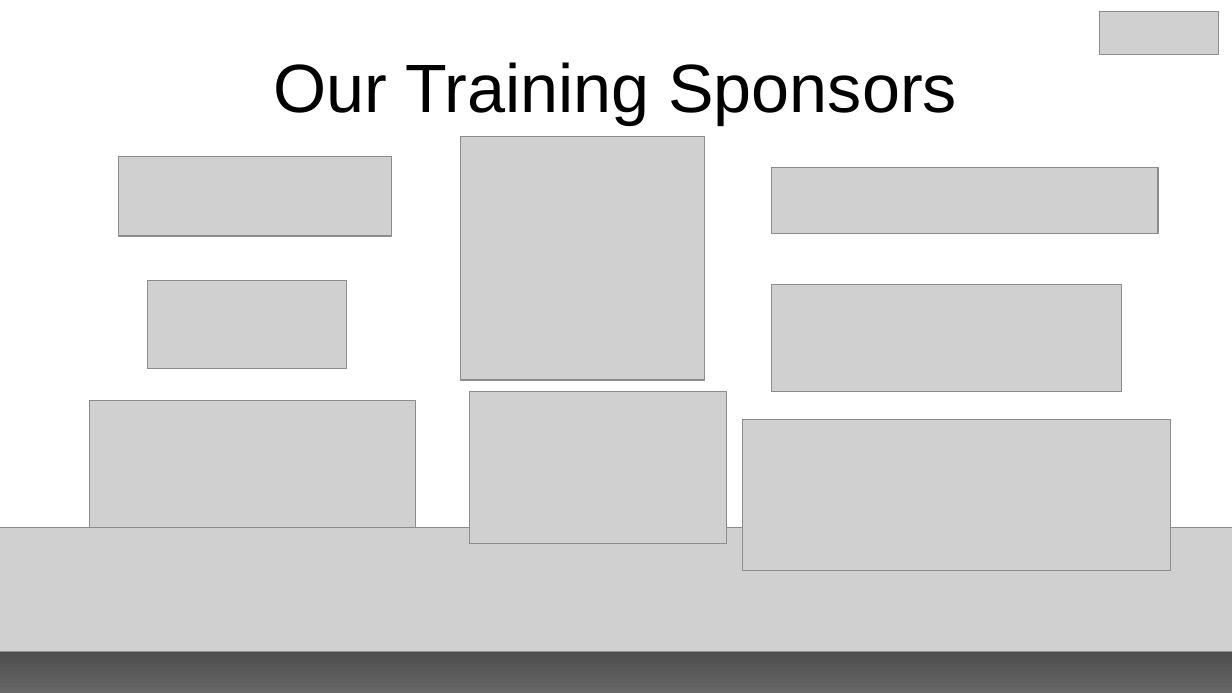
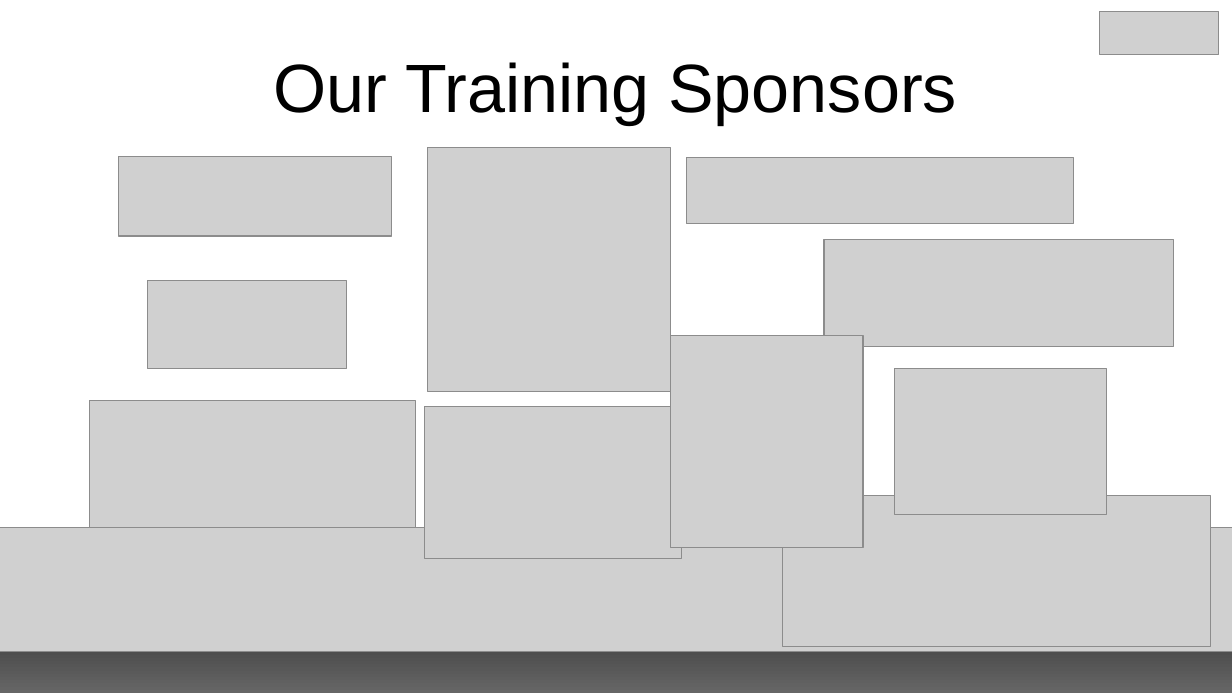
Before and after one commit to e-ale/Slides, a slide deck: slide 4 of Introduction/src/Introduction_E-ALE_2018.odp. Drawn at 1232x693 pixels with LibreOffice and Linux fonts; fonts in the diff are those of the drawing; grey boxes stand for pictures. Boxes give left, top, right and bottom in pixels: in the first picture for what was removed or moved away, otherwise in the second. Text is boxed around its words. In the diff, an @@ line names an element or a change of style, - is before the commit and + after.

Commit message:
New sponsorship slides

```diff
--- a/Introduction/src/Introduction_E-ALE_2018.odp
+++ b/Introduction/src/Introduction_E-ALE_2018.odp
@@ picture: place and size @@
-picture at bbox=[461, 136, 704, 380]
+picture at bbox=[427, 148, 671, 391]
@@ picture: place and size @@
-picture at bbox=[771, 168, 1158, 234]
+picture at bbox=[686, 158, 1073, 224]
@@ picture: place and size @@
-picture at bbox=[771, 285, 1121, 391]
+picture at bbox=[824, 240, 1174, 347]
@@ picture added at bbox=[671, 335, 863, 548] @@
@@ picture added at bbox=[894, 369, 1107, 514] @@
@@ picture: place and size @@
-picture at bbox=[470, 391, 727, 543]
+picture at bbox=[425, 407, 682, 559]
@@ picture: place and size @@
-picture at bbox=[742, 419, 1171, 570]
+picture at bbox=[783, 495, 1211, 646]
```
Also in this commit, not shown: 3 other files.
